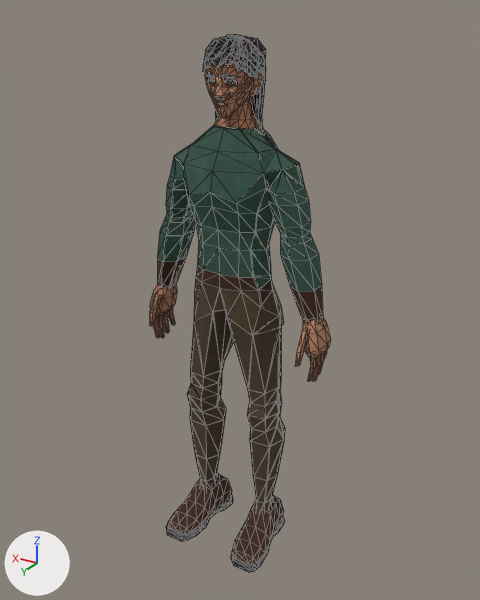
The glTF model public/models/male.glb as it was, and as the next commit left it.
Both versions are drawn from a camera (50 mm lens) standing at (-1.15, 1.884, 1.952) and looking at (-0.016, -0.006, 1.007). The lights are fixed; the arrows at lower left show +X, +Y and +Z. The older version comes first. Mesh edges are drawn as thin lines.

Objects in the first picture: 'Male_Body', 'Male_Cloth', 'Male_Hair', 'Male_HairLong', 'Male_Shoes'.
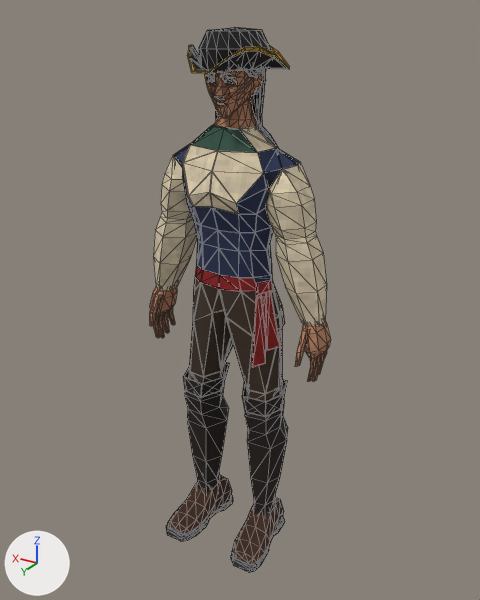
Scene script edits in JSON lines:
```json
{"op": "add", "block": "img_t_boot", "code": ["img_t_boot = load_image('T_boot', '_unpacked/T_boot', 32, 32, 'sRGB')"]}
{"op": "add", "block": "img_t_waistcoat", "code": ["img_t_waistcoat = load_image('T_waistcoat', '_unpacked/T_waistcoat', 32, 32, 'sRGB')"]}
{"op": "add", "block": "img_t_sash", "code": ["img_t_sash = load_image('T_sash', '_unpacked/T_sash', 32, 32, 'sRGB')"]}
{"op": "add", "block": "img_t_linen", "code": ["img_t_linen = load_image('T_linen', '_unpacked/T_linen', 32, 32, 'sRGB')"]}
{"op": "add", "block": "img_t_braid", "code": ["img_t_braid = load_image('T_braid', '_unpacked/T_braid', 32, 32, 'sRGB')"]}
{"op": "add", "block": "img_t_hat", "code": ["img_t_hat = load_image('T_hat', '_unpacked/T_hat', 32, 32, 'sRGB')"]}
{"op": "add", "block": "img_t_breeches", "code": ["img_t_breeches = load_image('T_breeches', '_unpacked/T_breeches', 32, 32, 'sRGB')"]}
{"op": "add", "block": "mat_t_boot", "code": ["mat_t_boot = principled_material('T_boot')", "mat_t_boot.texture = img_t_boot", "mat_t_boot.roughness = 0.95"]}
{"op": "add", "block": "mat_t_waistcoat", "code": ["mat_t_waistcoat = principled_material('T_waistcoat')", "mat_t_waistcoat.texture = img_t_waistcoat", "mat_t_waistcoat.roughness = 0.95"]}
{"op": "add", "block": "mat_t_sash", "code": ["mat_t_sash = principled_material('T_sash')", "mat_t_sash.texture = img_t_sash", "mat_t_sash.roughness = 0.95"]}
{"op": "add", "block": "mat_t_linen", "code": ["mat_t_linen = principled_material('T_linen')", "mat_t_linen.texture = img_t_linen", "mat_t_linen.roughness = 0.95"]}
{"op": "add", "block": "mat_t_braid", "code": ["mat_t_braid = principled_material('T_braid')", "mat_t_braid.texture = img_t_braid", "mat_t_braid.roughness = 0.95"]}
{"op": "add", "block": "mat_t_hat", "code": ["mat_t_hat = principled_material('T_hat')", "mat_t_hat.texture = img_t_hat", "mat_t_hat.roughness = 0.95"]}
{"op": "add", "block": "mat_t_breeches", "code": ["mat_t_breeches = principled_material('T_breeches')", "mat_t_breeches.texture = img_t_breeches", "mat_t_breeches.roughness = 0.95"]}
{"op": "add", "block": "me_male_clothpirate", "code": ["me_male_clothpirate = bpy.data.meshes.new('Male_ClothPirate')", "me_male_clothpirate.from_pydata(...)  # 507 vertices, 990 faces; spans x -0.34..0.34, y -0.17..0.19, z 0.08..1.91", "# faces by material slot: [198, 126, 56, 100, 240, 198, 72]", "me_male_clothpirate.materials.append(mat_t_linen)  # picture img_t_linen", "me_male_clothpirate.materials.append(mat_t_waistcoat)  # picture img_t_waistcoat", "me_male_clothpirate.materials.append(mat_t_sash)  # picture img_t_sash", "me_male_clothpirate.materials.append(mat_t_breeches)  # picture img_t_breeches", "me_male_clothpirate.materials.append(mat_t_boot)  # picture img_t_boot", "me_male_clothpirate.materials.append(mat_t_hat)  # picture img_t_hat", "me_male_clothpirate.materials.append(mat_t_braid)  # picture img_t_braid"]}
{"op": "add", "block": "ob_male_clothpirate", "code": ["ob_male_clothpirate = bpy.data.objects.new('Male_ClothPirate', me_male_clothpirate)", "ob_male_clothpirate.location = (0.0, 0.0, 0.0)"]}
```

Location of each change, [x1, y1, x2, y2] in pixels of the pictures (480 x 600 px):
```json
{"object": "Male_ClothPirate", "change": "added", "after": [153, 27, 327, 516], "faces in mat_t_linen (picture img_t_linen)": [153, 124, 327, 327], "faces in mat_t_boot (picture img_t_boot)": [183, 362, 288, 516], "faces in mat_t_breeches (picture img_t_breeches)": [189, 277, 285, 402], "faces in mat_t_waistcoat (picture img_t_waistcoat)": [173, 126, 300, 283], "faces in mat_t_hat (picture img_t_hat)": [189, 27, 288, 74]}
{"object": "Male_Cloth", "change": "unchanged, covered by the edit", "before": [157, 125, 323, 512], "after": [191, 125, 257, 152]}
{"object": "Male_Hair", "change": "unchanged, covered by the edit", "before": [203, 34, 266, 81], "after": [237, 69, 266, 81]}
```
